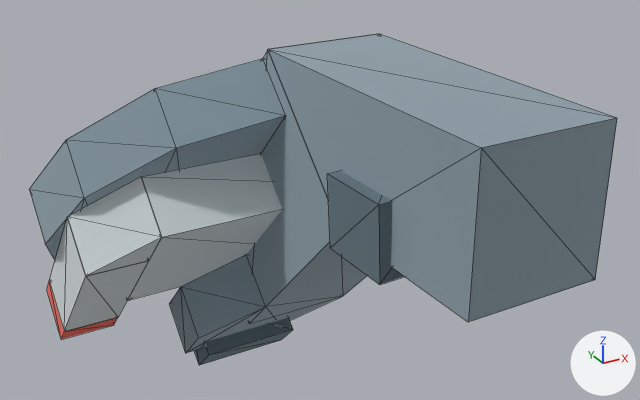
An edit to the glTF model media/gltf/controller/controller.gltf, drawn before and after from the same camera.
Camera for both pictures: a 50 mm camera at (-0.0783, -0.1169, 0.0528) aimed at (-0.0024, 0.0211, -0.0162). Lighting does not change. The marker at lower right points along +X, +Y and +Z. Mesh edges are drawn as thin lines. Where no turn or scale is listed for an object, it has been applied to the vertices. Vertices at the same position are counted once.
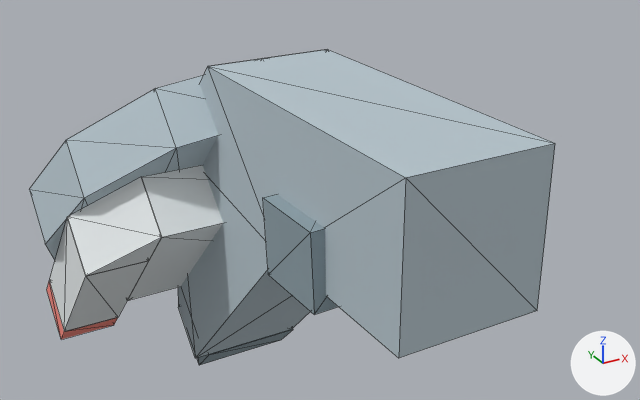
The newer file is also turned or shifted as a whole; pictures and numbers use the older file's frame.

Boxes [x1, y1, x2, y2] around the edits, measured in the pictures (640 x 400 px; the box of a moved part takes in the faces that stretch with it):
'mesh340565441', surface changed, reshaped (11% narrower)
    before: [29, 34, 617, 365]
    after: [29, 49, 555, 365]
part 1 of me_mesh340565441, moved or reshaped
    before: [268, 34, 617, 322]
    after: [208, 49, 555, 358]
part 2 of me_mesh340565441, moved or reshaped
    before: [327, 171, 405, 285]
    after: [263, 194, 338, 315]
part 3 of me_mesh340565441, rebuilt (9% wider, 7% taller)
    before: [246, 50, 367, 323]
    after: [178, 67, 310, 358]
part 4 of me_mesh340565441, moved or reshaped
    before: [127, 209, 340, 353]
    after: [127, 223, 223, 301]

What changed in the scene script:
```text
Change mat_mat16:
    mat_mat16.metallic: 1.0 -> 0.0
Change mat_mat15:
    mat_mat15.metallic: 1.0 -> 0.0
Change mat_mat17:
    mat_mat17.metallic: 1.0 -> 0.0
Change mat_mat22:
    mat_mat22.metallic: 1.0 -> 0.0
Change me_mesh340565441:
    used by ob_mesh340565441; location = (-0.0077, 0.0465, -0.0241)
    remove me_mesh340565441.from_pydata(...)  # 215 vertices, 352 faces; spans x -0.0428..0.0353, y -0.0812..0.0332, z -0.0387..0.0381
    add me_mesh340565441.from_pydata(...)  # 211 vertices, 340 faces; spans x -0.0428..0.0353, y -0.0823..0.0332, z -0.0387..0.0368
    me_mesh340565441 part 1: the loose piece of 8 vertices spanning x -0.0033..0.0219, y -0.0812..-0.0212, z 0.0124..0.0381 is moved by (-0.0121, -0.0011, -0.0013)
    me_mesh340565441 part 2: the loose piece of 8 vertices spanning x -0.0052..0.009, y -0.0623..-0.0468, z 0.0096..0.0238 is moved by (-0.0121, -0.0011, -0.0013)
    me_mesh340565441 part 3: the loose piece of 10 vertices spanning x -0.0037..0.0212, y -0.0472..-0.0003, z -0.0259..0.0378 is rebuilt with 10 vertices and now spans x -0.0158..0.0091, y -0.0484..0.0018, z -0.0322..0.0365
    me_mesh340565441 part 4
    6 vertices are removed from x -0.0158..0.0205, y -0.0088..0.0079, z -0.0345..-0.0175
    36 faces are deleted
    2 vertices are added at (0.008, -0.0088, -0.0259), (0.0079, -0.0003, -0.0175)
    2 new faces join them, mat_mat16 (light grey #b6c5cd)
    9 new faces join them, mat_mat5 (cyan #19cdf3)
    13 new faces join them, mat_mat15 (white #e8edef)
```
